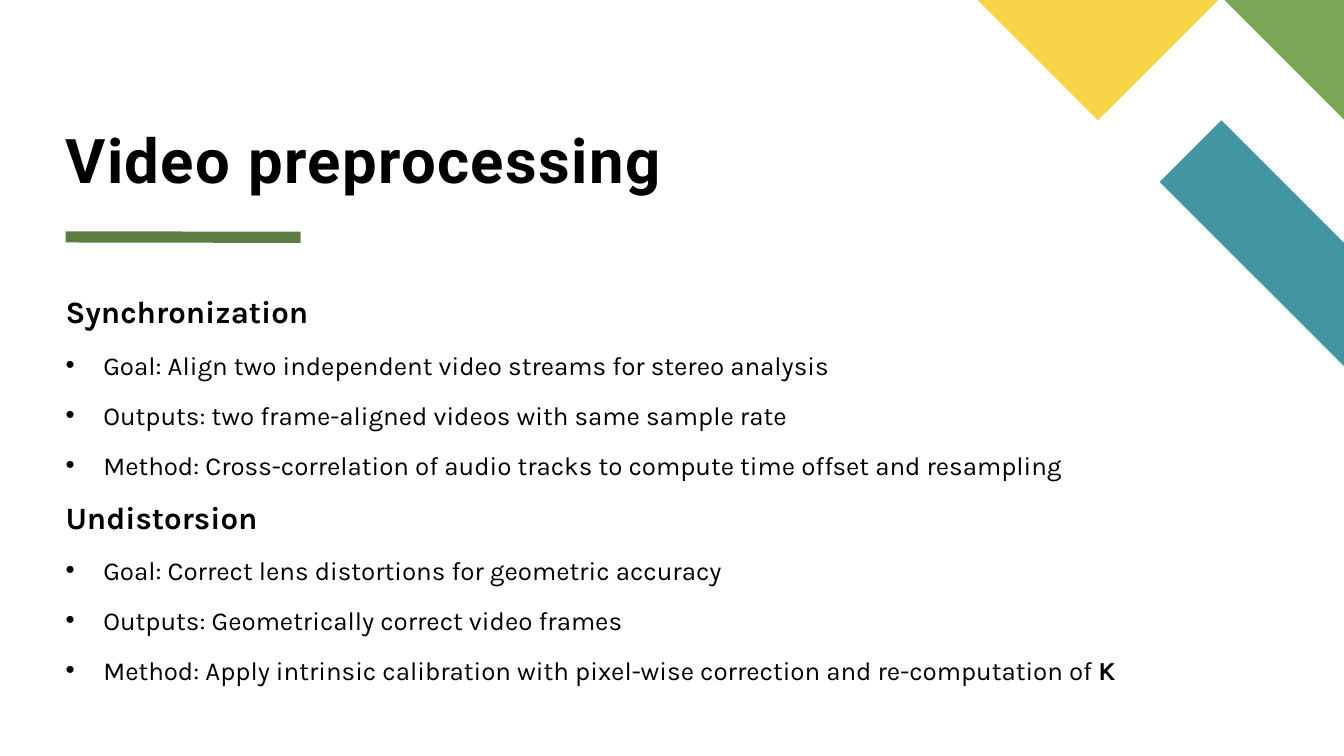
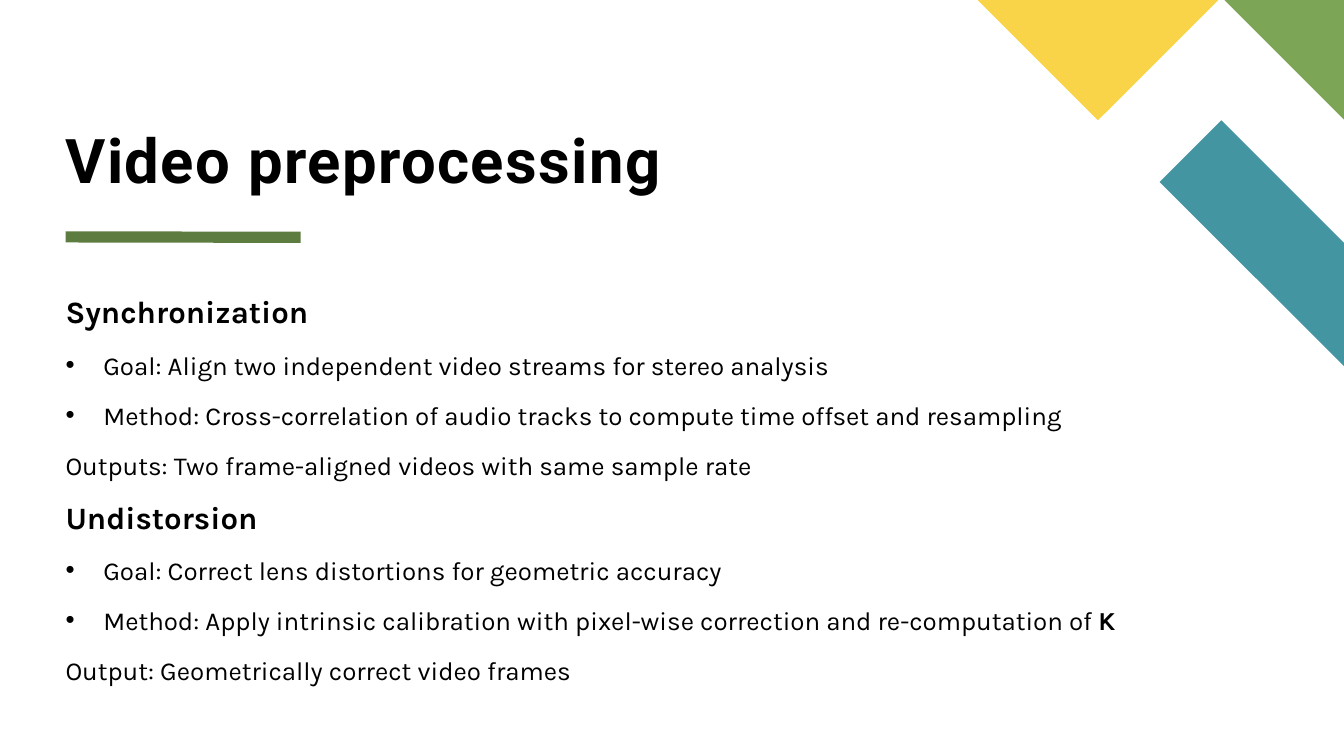
Before and after one commit to Chri060/iacv-2025-riva-rossi, a slide deck: slide 7 of deliverables/presentation.pptx. Drawn at 1344x756 pixels with LibreOffice and Linux fonts; fonts in the diff are those of the drawing. Boxes give left, top, right and bottom in pixels: in the first picture for what was removed or moved away, otherwise in the second. Text is boxed around its words. In the diff, an @@ line names an element or a change of style, - is before the commit and + after.

```diff
--- a/deliverables/presentation.pptx
+++ b/deliverables/presentation.pptx
@@ text at (x1=103, y1=407, x2=787, y2=431): paragraph removed @@
-• Outputs: two frame-aligned videos with same sample rate
@@ text at (x1=66, y1=457, x2=752, y2=482): paragraph added @@
+Outputs: Two frame-aligned videos with same sample rate
@@ text at (x1=103, y1=612, x2=623, y2=637): paragraph removed @@
-• Outputs: Geometrically correct video frames
@@ text at (x1=66, y1=662, x2=571, y2=687): paragraph added @@
+Output: Geometrically correct video frames
```
Also in this commit, not shown: 1 other slide changed, 1 other file.
